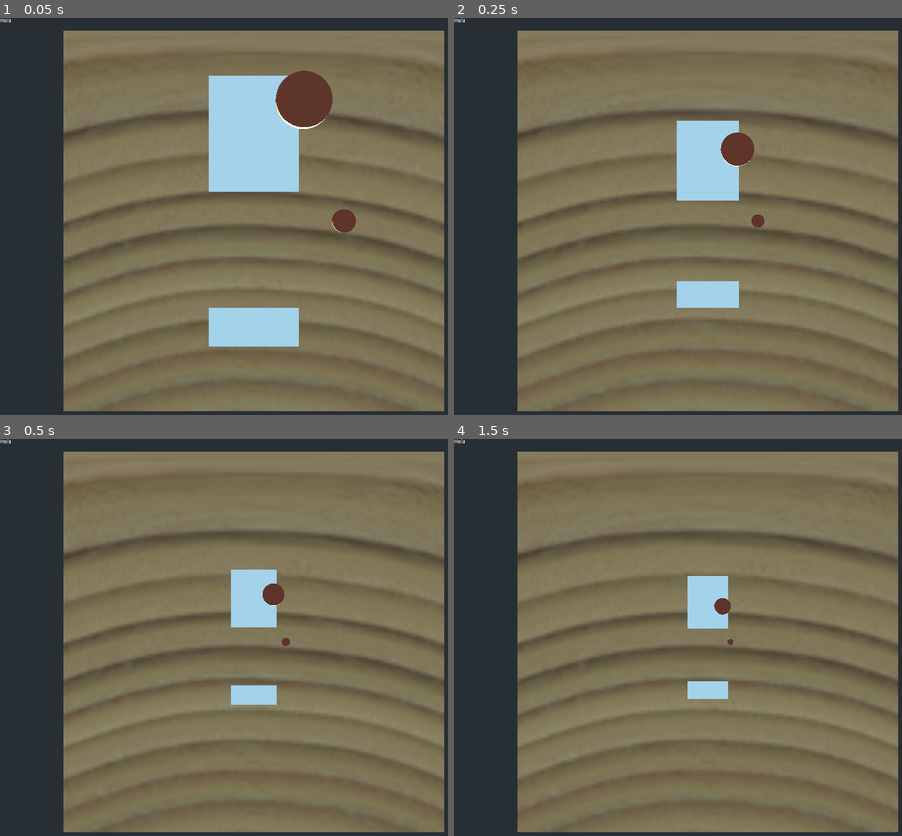
Above: before the commit, frames 1-4 (two rows, left to right).
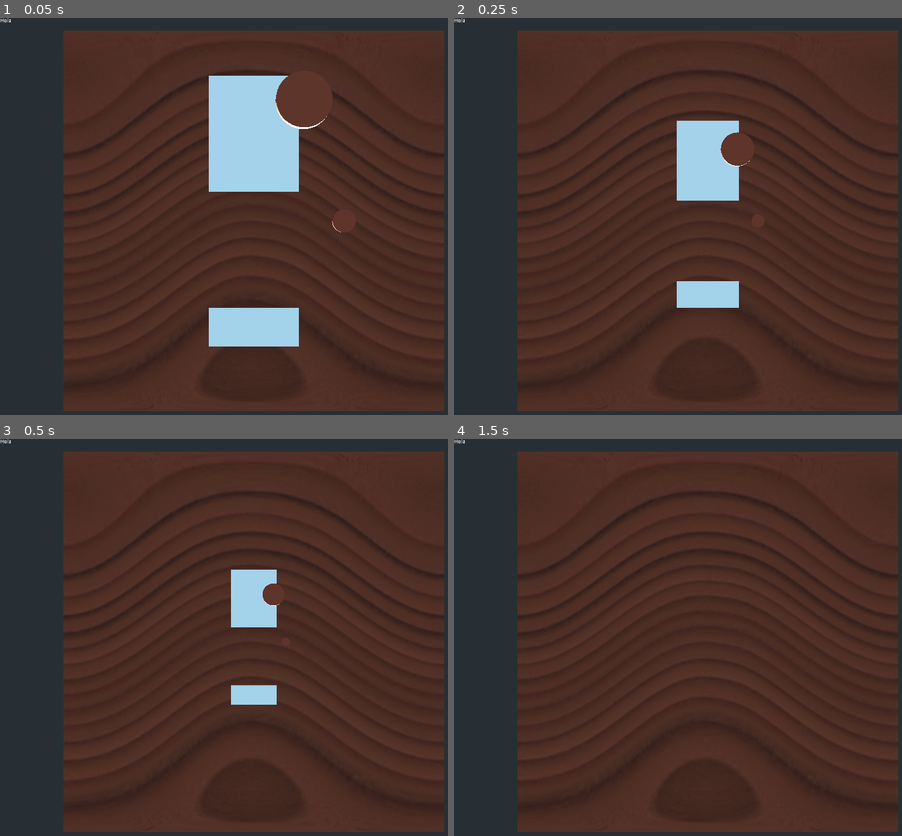
Above: after the commit, the same moments.

Repository: turulomio/gdparchis
Game: Godot game, scene res://Game4.tscn
The game is run twice, just before and just after one commit, with the same random seed, the same clock (stepped at 60 frames per second) and the same inputs.
Inputs (mouse positions are in pixels of both pictures, inside the frame that each line leads up to):
- Up to frame 1 (0.05 s): no input
- Up to frame 2 (0.25 s): no input
- Up to frame 3 (0.5 s): no input
- Up to frame 4 (1.5 s): move the mouse to (821, 621) at 0.52 s; click (821, 621) at 0.6 s; tap Enter at 1.25 s; move the mouse to (606, 661) at 1.27 s; click (606, 661) at 1.35 s

The runs differ from the first frame. In frame 1, 72% of the frame differs, in the area x 14-100%, y 3-100%; in frame 2, 77%; in frame 3, 79%; in frame 4, 81%.
Error after the commit: Invalid get index 'collider' (on base: 'Dictionary'). (res://Game4.gd:15)

Commit message:
Board texture fine

Diff:
--- a/Board4.tscn
+++ b/Board4.tscn
@@ -5,7 +5,9 @@
 [sub_resource type="CubeMesh" id=1]
 
 [sub_resource type="SpatialMaterial" id=3]
+albedo_color = Color( 0.631373, 0.396078, 0.396078, 1 )
 albedo_texture = ExtResource( 1 )
+uv1_scale = Vector3( 3, 2, 1 )
 
 [sub_resource type="BoxShape" id=2]
 
@@ -13,6 +15,7 @@
 transform = Transform( 1, 0, 0, 0, 0.1, 0, 0, 0, 1, 0, 0, 0 )
 
 [node name="MeshInstance" type="MeshInstance" parent="."]
+transform = Transform( 65, 0, 0, 0, 1, 0, 0, 0, 65, 0, 0, 0 )
 mesh = SubResource( 1 )
 material/0 = SubResource( 3 )
 
--- a/Game4.tscn
+++ b/Game4.tscn
@@ -21,7 +21,7 @@
 }
 
 [node name="Board4" parent="." instance=ExtResource( 1 )]
-transform = Transform( 65, 0, 0, 0, 1, 0, 0, 0, 65, 0, 0, 0 )
+transform = Transform( 1, 0, 0, 0, 1, 0, 0, 0, 1, 0, 0, 0 )
 physics_material_override = SubResource( 1 )
 
 [node name="piece_red_1" parent="." groups=["pieces"] instance=ExtResource( 2 )]
